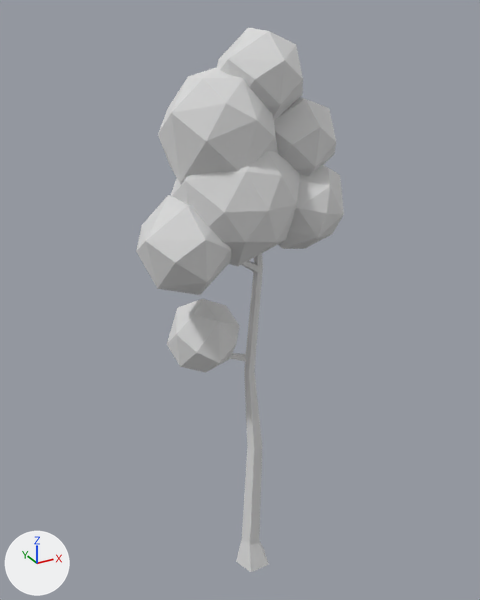
Two versions of the glTF model public/models/tree-birch-tall.glb, one commit apart.
Rendered twice from a 50 mm camera at (-4.11, -7.18, 8.18) aimed at (-0.03, 0.23, 4.47). Every picture has the same lights, and +X, +Y and +Z are marked at lower left. Where no turn or scale is listed for an object, it has been applied to the vertices.

In view in the first picture: 'tree-birch-tall'.
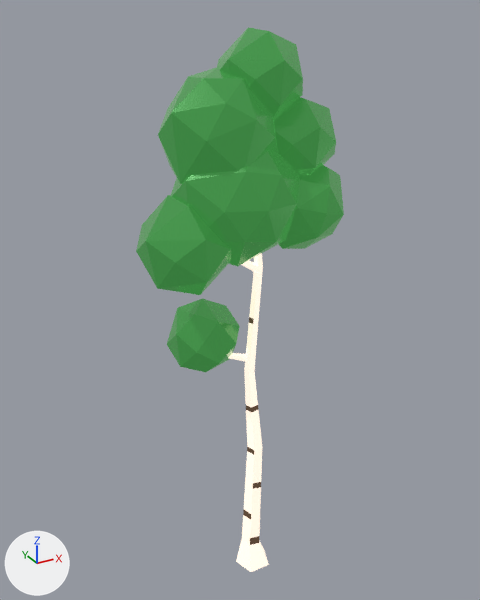
Scene script edits in JSON lines:
```json
{"op": "add", "block": "img_base", "code": ["img_base = load_image('base', '_unpacked/base', 1024, 1024, 'sRGB')"]}
{"op": "add", "block": "mat_lowpoly_colors_001", "code": ["mat_lowpoly_colors_001 = bpy.data.materials.new('LOWPOLY-COLORS.001')", "# uses the picture img_base"]}
{"block": "me_tree_birch_tall", "where": "me_tree_birch_tall.from_pydata(...)  # 266 vertices, 476 faces; spans x -1.52..1.37, y -0.8..0.82, z 0.0..7.97"}
{"op": "remove", "block": "me_tree_birch_tall", "code": "me_tree_birch_tall.materials.append(mat_lowpoly_colors)  # white #e7e7e7"}
{"op": "add", "block": "me_tree_birch_tall", "code": "me_tree_birch_tall.materials.append(mat_lowpoly_colors_001)"}
```

Pixel boxes [x1, y1, x2, y2] of what changed, in the pictures (480 x 600 px):
```json
{"object": "tree-birch-tall", "change": "recoloured", "before": [136, 27, 344, 572], "after": [136, 27, 344, 572], "on screen": "grey to green"}
```
